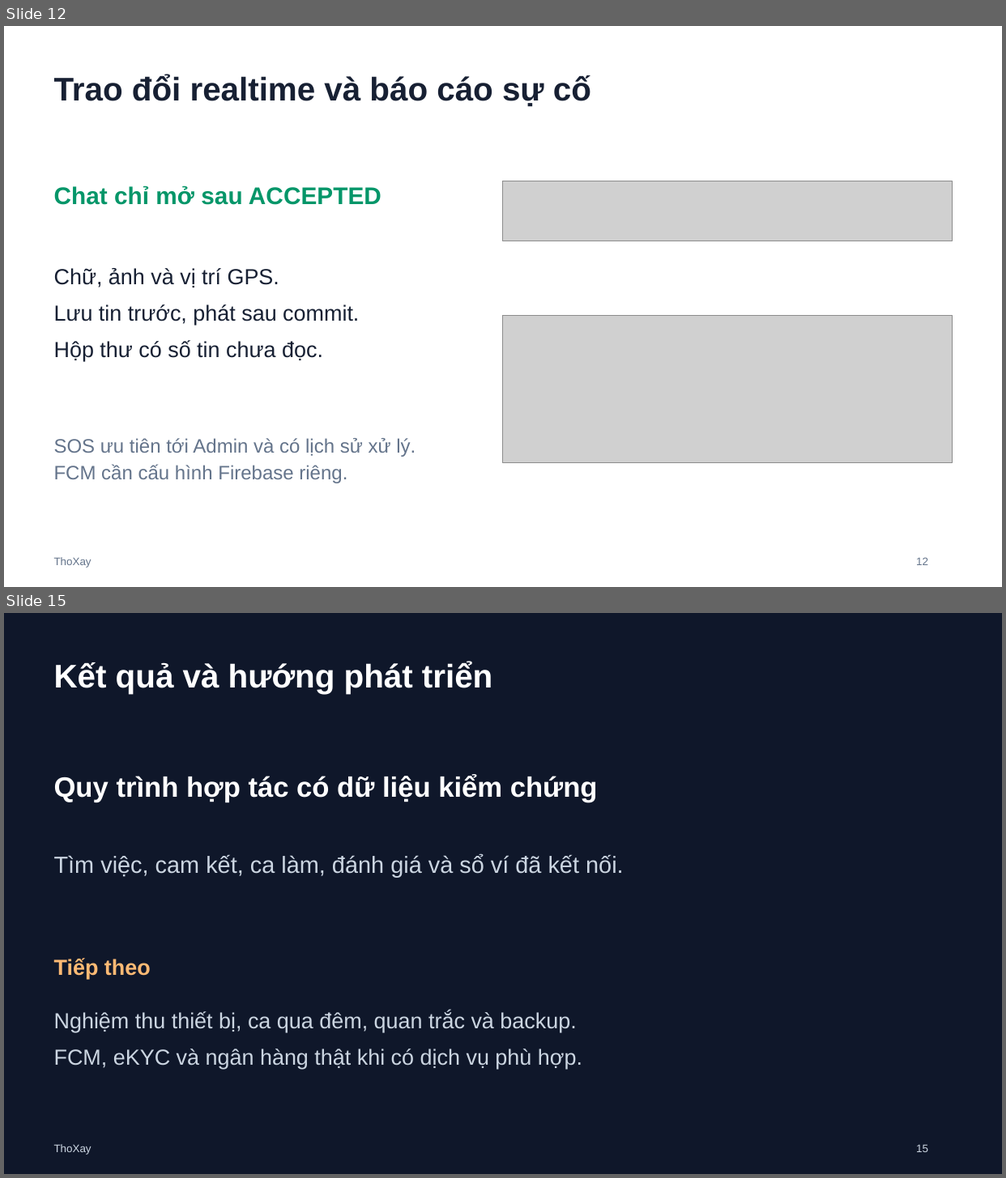
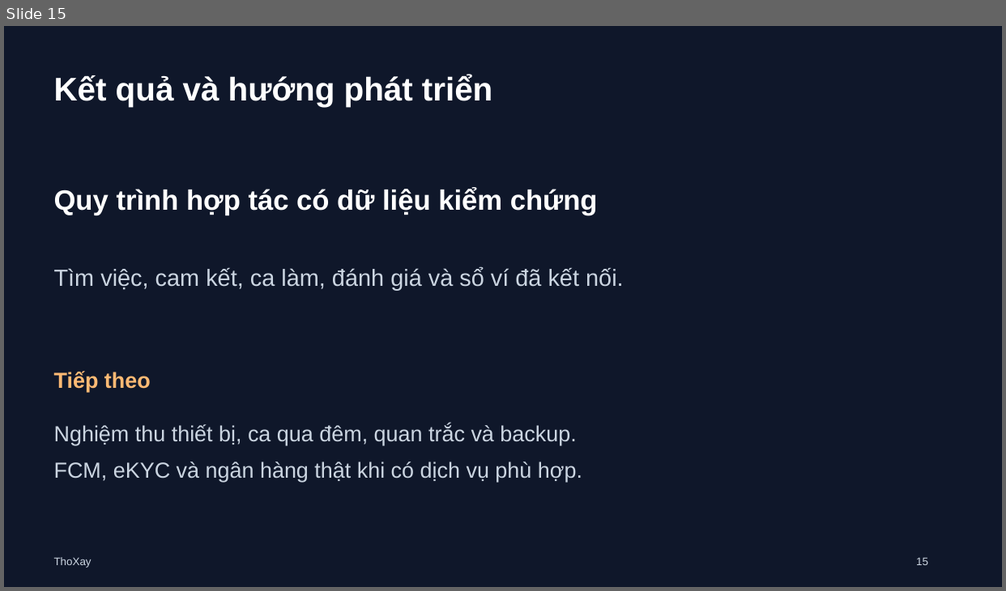
Before and after one commit to tranngocthiet2k6-ai/ThoXay, a slide deck: docs/SLIDE_BAO_VE_DO_AN.pptx. Shown one above the other, each under a label of ours: slides 12 and 15 before the commit, slide 15 after it; the slides between them are not shown. The pictures are 1006x1178 and 1006x591 pixels, drawn with LibreOffice and Linux fonts; fonts in the diff are those of the drawing; grey boxes stand for pictures. Boxes give left, top, right and bottom in pixels: in the first picture for what was removed or moved away, otherwise in the second. Text is boxed around its words. In the diff, an @@ line names an element or a change of style, - is before the commit and + after.

```diff
--- a/docs/SLIDE_BAO_VE_DO_AN.pptx
+++ b/docs/SLIDE_BAO_VE_DO_AN.pptx
@@ slide 12 removed at [4, 26, 1002, 587], background #FFFFFF @@
@@ text removed at [54, 75, 591, 107] @@
-Trao đổi realtime và báo cáo sự cố
@@ text removed at [54, 186, 381, 205] @@
-Chat chỉ mở sau ACCEPTED
@@ picture removed at [503, 181, 953, 241] @@
@@ text removed at [54, 268, 359, 362] @@
-Chữ, ảnh và vị trí GPS.
-Lưu tin trước, phát sau commit.
-Hộp thư có số tin chưa đọc.
@@ picture removed at [503, 316, 953, 463] @@
@@ text removed at [54, 438, 415, 484] @@
-SOS ưu tiên tới Admin và có lịch sử xử lý. FCM cần cấu hình Firebase riêng.
@@ text removed at [54, 557, 91, 568] @@
-ThoXay
@@ text removed at [916, 557, 928, 565] @@
-12
```
Also in this commit, not shown: 3 slides changed, 7 slides added, 6 other slides removed, 27 other files.
